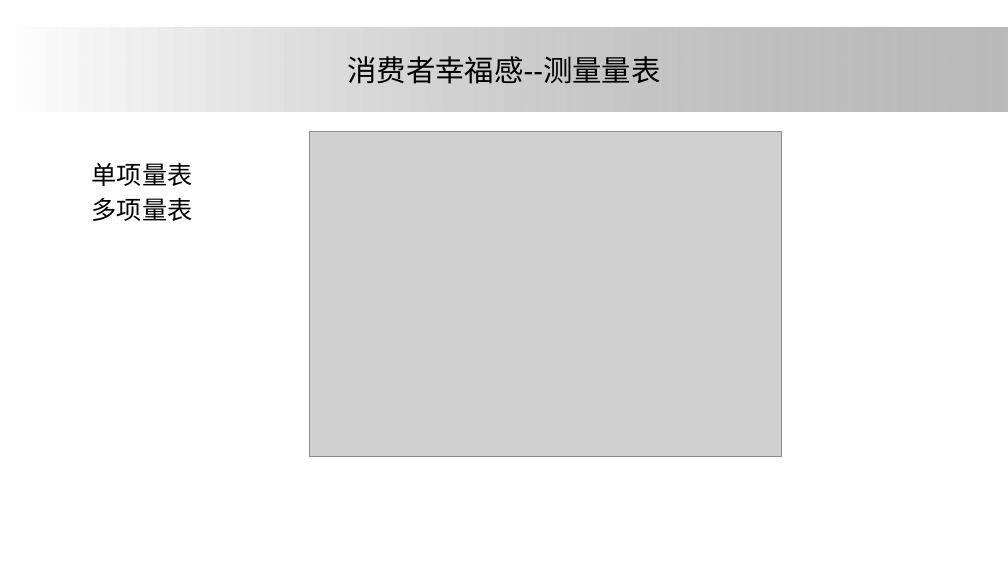
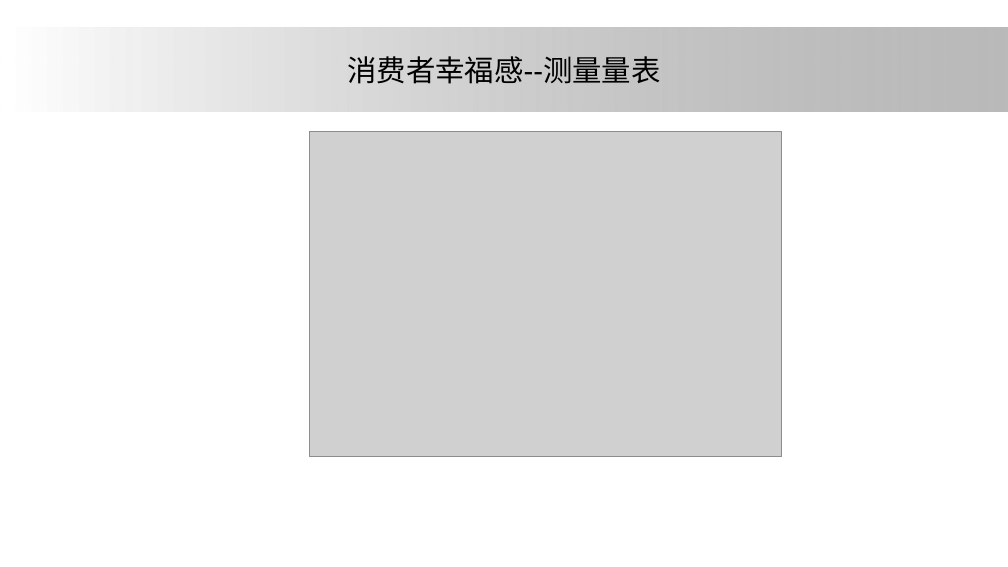
Before and after one commit to ElsaLuo/-, a slide deck: slide 13 of 我的坚果云/研究生搞学术/大论文/论文汇报/one.pptx (slide 11 before the commit). Drawn at 1008x567 pixels with LibreOffice and Linux fonts; fonts in the diff are those of the drawing; grey boxes stand for pictures; background and template pictures are left out. Boxes give left, top, right and bottom in pixels: in the first picture for what was removed or moved away, otherwise in the second. Text is boxed around its words. In the diff, an @@ line names an element or a change of style, - is before the commit and + after.

```diff
--- a/我的坚果云/研究生搞学术/大论文/论文汇报/one.pptx
+++ b/我的坚果云/研究生搞学术/大论文/论文汇报/one.pptx
@@ text removed at <box>92,162,193,221</box> @@
-单项量表
-多项量表
```
Also in this commit, not shown: 4 other slides changed, 8 slides added, 1 slide removed, 1 other file.
